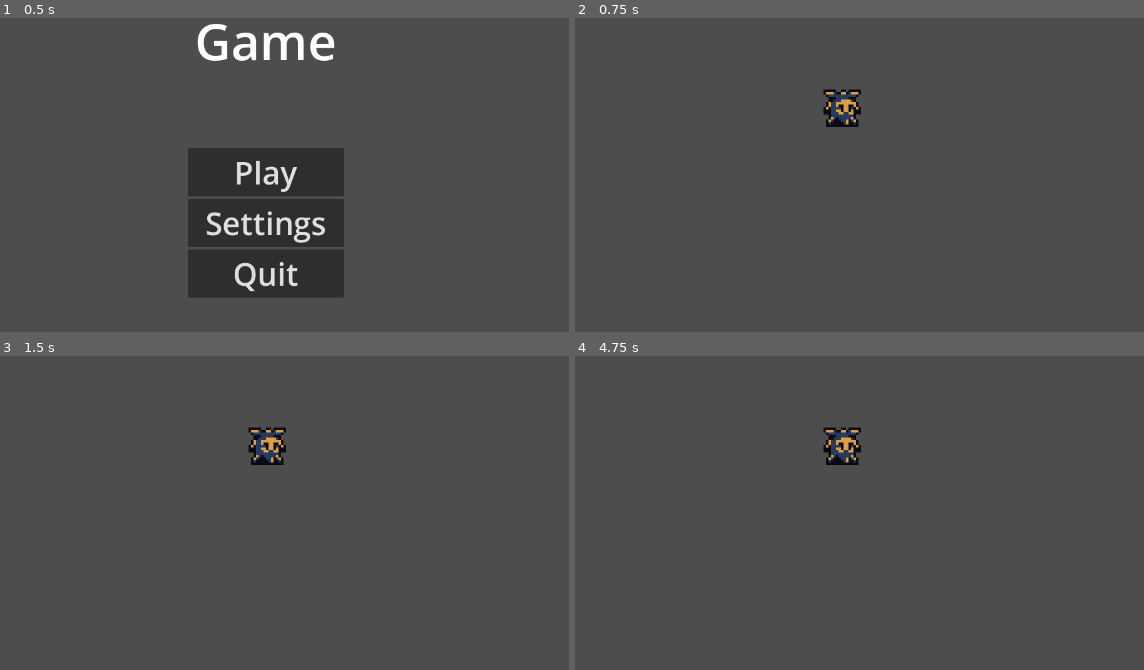
Above: before the commit, frames 1-4 (two rows, left to right).
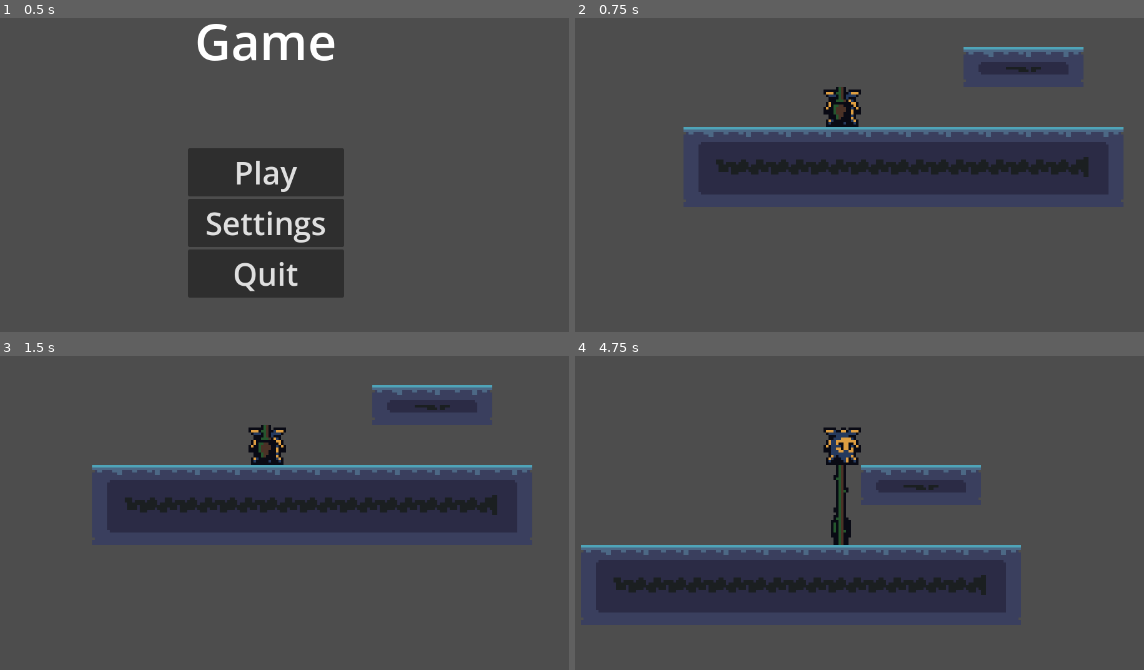
Above: after the commit, the same moments.

Repository: Artindi/Server-Wide-Game-Jam-1
Game: Godot game, scene res://scenes/screens/main_menu.tscn
The game is run twice, just before and just after one commit, with the same random seed, the same clock (stepped at 60 frames per second) and the same inputs.
Inputs:
- Up to frame 1 (0.5 s): no input
- Up to frame 2 (0.75 s): click "Play" at 0.5 s
- Up to frame 3 (1.5 s): tap Enter at 1.25 s; hold D (Right) from 1.28 s (still down)
- Up to frame 4 (4.75 s): release D (Right) at 2.78 s; hold A (Left) 2.78-3.53 s; hold D (Right) from 3.53 s (still down)

Frame 1 is identical in both runs. In frame 2, 15% of the frame differs, in the area x 18-97%, y 9-57%; in frame 3, 15%; in frame 4, 15%, in the area x 1-79%, y 34-82%.

Commit message:
Added Growth Mechanic

Diff:
--- a/project.godot
+++ b/project.godot
@@ -57,6 +57,7 @@
 2d_physics/layer_1="World"
 2d_physics/layer_2="Player"
 2d_physics/layer_3="Death"
+2d_physics/layer_4="PlantSection"
 
 [rendering]
 
--- /dev/null
+++ b/scenes/Player/player.tscn
@@ -0,0 +1,35 @@
+[gd_scene load_steps=6 format=3 uid="uid://2aa7gv0i0jdn"]
+
+[ext_resource type="Script" path="res://scripts/player.gd" id="1_30jw6"]
+[ext_resource type="Texture2D" uid="uid://c2bkvmbwliwbl" path="res://assets/images/characters/PlayerTop.png" id="2_ka8wg"]
+[ext_resource type="Texture2D" uid="uid://b3afgq3cd58wf" path="res://assets/images/characters/PlayerBase.png" id="3_rhp3k"]
+
+[sub_resource type="RectangleShape2D" id="RectangleShape2D_74oul"]
+size = Vector2(16, 16)
+
+[sub_resource type="RectangleShape2D" id="RectangleShape2D_rjgpk"]
+size = Vector2(16, 16)
+
+[node name="Player" type="CharacterBody2D"]
+script = ExtResource("1_30jw6")
+
+[node name="Sprite2D" type="Sprite2D" parent="."]
+texture = ExtResource("2_ka8wg")
+
+[node name="CollisionShape2D" type="CollisionShape2D" parent="."]
+shape = SubResource("RectangleShape2D_74oul")
+
+[node name="Camera2D" type="Camera2D" parent="."]
+zoom = Vector2(4, 4)
+
+[node name="growth_timer" type="Timer" parent="."]
+wait_time = 2.0
+autostart = true
+
+[node name="FootCollision" type="CollisionShape2D" parent="."]
+shape = SubResource("RectangleShape2D_rjgpk")
+
+[node name="Sprite2D" type="Sprite2D" parent="FootCollision"]
+texture = ExtResource("3_rhp3k")
+
+[connection signal="timeout" from="growth_timer" to="." method="_on_growth_timer_timeout"]
--- /dev/null
+++ b/scenes/Player/section.tscn
@@ -0,0 +1,16 @@
+[gd_scene load_steps=3 format=3 uid="uid://bmq62605w5h2t"]
+
+[ext_resource type="Texture2D" uid="uid://boxid1payhpmh" path="res://assets/images/characters/Section1.png" id="1_0cl72"]
+
+[sub_resource type="RectangleShape2D" id="RectangleShape2D_gykbv"]
+size = Vector2(16, 16)
+
+[node name="Section" type="CharacterBody2D"]
+collision_layer = 8
+collision_mask = 8
+
+[node name="CollisionShape2D" type="CollisionShape2D" parent="."]
+shape = SubResource("RectangleShape2D_gykbv")
+
+[node name="Sprite2D" type="Sprite2D" parent="."]
+texture = ExtResource("1_0cl72")
--- a/scenes/player.tscn
+++ /dev/null
@@ -1,20 +0,0 @@
-[gd_scene load_steps=4 format=3 uid="uid://2aa7gv0i0jdn"]
-
-[ext_resource type="Script" path="res://scripts/player.gd" id="1_30jw6"]
-[ext_resource type="Texture2D" uid="uid://c2bkvmbwliwbl" path="res://assets/images/characters/PlayerTop.png" id="2_ka8wg"]
-
-
-[sub_resource type="RectangleShape2D" id="RectangleShape2D_74oul"]
-size = Vector2(16, 16)
-
-[node name="Player" type="CharacterBody2D"]
-script = ExtResource("1_30jw6")
-
-[node name="Sprite2D" type="Sprite2D" parent="."]
-texture = ExtResource("2_ka8wg")
-
-[node name="CollisionShape2D" type="CollisionShape2D" parent="."]
-shape = SubResource("RectangleShape2D_74oul")
-
-[node name="Camera2D" type="Camera2D" parent="."]
-zoom = Vector2(4, 4)
--- a/scenes/screens/temp_test.tscn
+++ b/scenes/screens/temp_test.tscn
@@ -1,6 +1,6 @@
 [gd_scene load_steps=3 format=3 uid="uid://clp8wic1t4jmu"]
 
-[ext_resource type="PackedScene" uid="uid://2aa7gv0i0jdn" path="res://scenes/player.tscn" id="1_7ckp8"]
+[ext_resource type="PackedScene" uid="uid://2aa7gv0i0jdn" path="res://scenes/Player/player.tscn" id="1_7ckp8"]
 [ext_resource type="PackedScene" uid="uid://djqvf7d2jhl48" path="res://scenes/tile_map.tscn" id="2_ihfpa"]
 
 [node name="tempTest" type="Node2D"]
@@ -9,3 +9,4 @@
 position = Vector2(47, 208)
 
 [node name="TileMap" parent="." instance=ExtResource("2_ihfpa")]
+layer_0/tile_data = PackedInt32Array(917505, 131073, 1, 917506, 131073, 1, 917507, 131073, 1, 917508, 131073, 1, 917509, 131073, 1, 917510, 131073, 1, 917511, 131073, 1, 917512, 131073, 1, 917513, 196609, 1, 917504, 131073, 1, 983040, 131073, 3, 983041, 131073, 3, 983042, 131073, 3, 983043, 131073, 3, 983044, 131073, 3, 983045, 131073, 3, 983046, 131073, 3, 983047, 131073, 3, 983048, 131073, 3, 983049, 196609, 3, 1048575, 65537, 3, 983039, 65537, 1, 786438, 65537, 0, 786439, 131073, 0, 786440, 196609, 0)
--- a/scripts/player.gd
+++ b/scripts/player.gd
@@ -1,13 +1,13 @@
 extends CharacterBody2D
 
+var SECTION = preload("res://scenes/Player/section.tscn")
 
 const SPEED = 32.0
-const JUMP_VELOCITY = -400.0
+var heightCount = 0
+
 
 # Get the gravity from the project settings to be synced with RigidBody nodes.
 var gravity = ProjectSettings.get_setting("physics/2d/default_gravity")
-
-
 func _physics_process(delta):
 	# Add the gravity.
 	if not is_on_floor():
@@ -22,3 +22,20 @@
 		velocity.x = move_toward(velocity.x, 0, SPEED)
 
 	move_and_slide()
+
+func moveFeet(distance):
+	$FootCollision.position.y = distance * 16
+	pass
+
+func spawnSection():
+	var section = SECTION.instantiate()
+	add_child(section)
+	section.global_position = self.global_position
+	section.position.y += heightCount * 16
+	moveFeet(heightCount)
+
+func _on_growth_timer_timeout():
+	position.y -= 16
+	heightCount += 1
+	spawnSection()
+	pass # Replace with function body.
